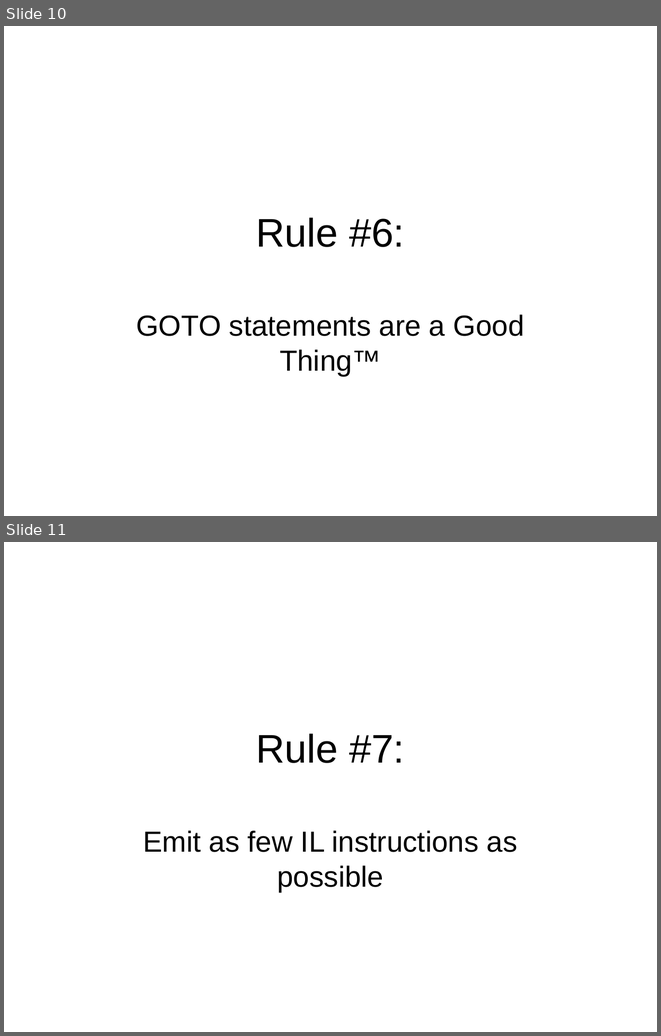
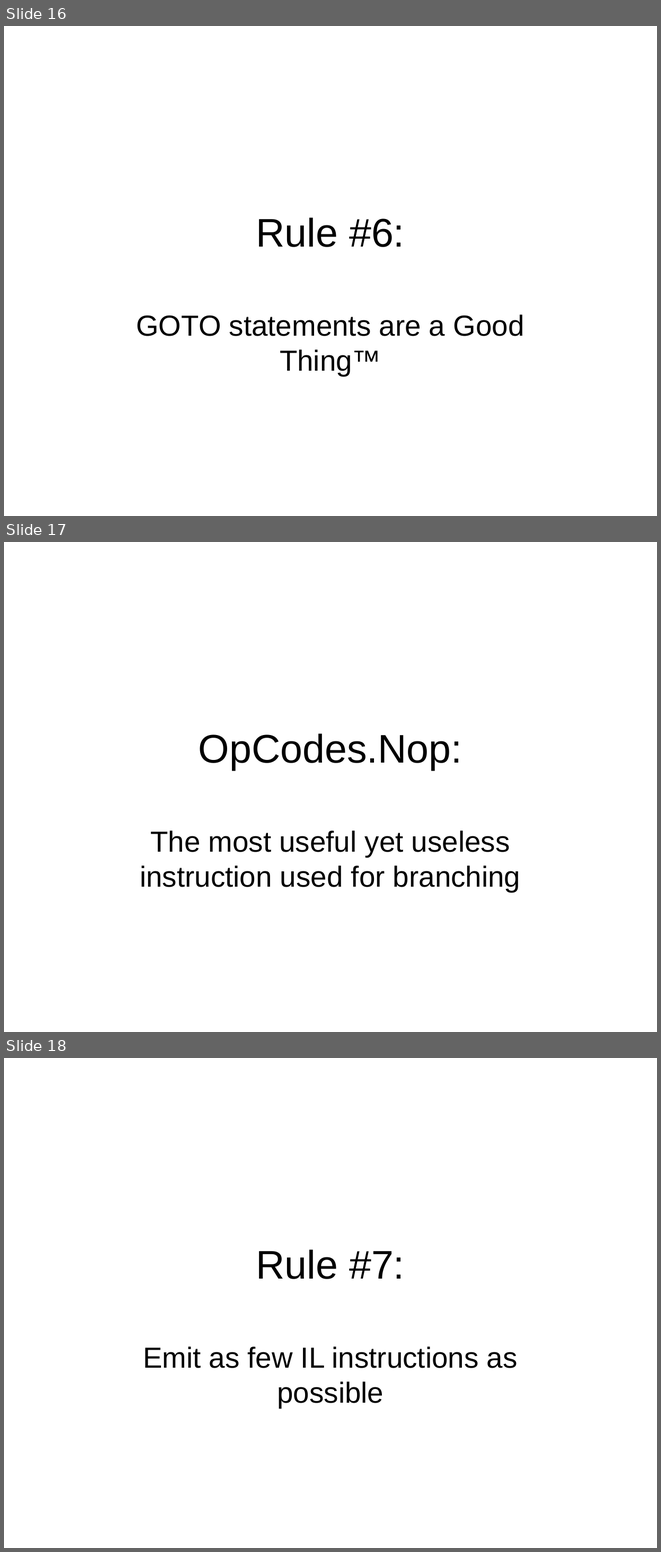
Before and after one commit to philiplaureano/ILRewritingTalk, a slide deck: Ten Simple Rules for Rewriting IL.ppt. Shown one above the other, each under a label of ours: slides 10 and 11 before the commit, slides 16, 17 and 18 after it. The pictures are 661x1036 and 661x1552 pixels, drawn with LibreOffice and Linux fonts; fonts in the diff are those of the drawing. Boxes give left, top, right and bottom in pixels: in the first picture for what was removed or moved away, otherwise in the second. Text is boxed around its words. In the diff, an @@ line names an element or a change of style, - is before the commit and + after.

```diff
--- a/Ten Simple Rules for Rewriting IL.ppt
+++ b/Ten Simple Rules for Rewriting IL.ppt
@@ slide 17 added at box(4, 542, 657, 1032), background #FFFFFF @@
@@ title added at box(199, 733, 462, 770), 44 pt, text #000000 @@
+OpCodes.Nop:
@@ subtitle added at box(140, 830, 520, 892), 32 pt, text #000000 @@
+The most useful yet useless instruction used for branching
@@ what was slide 10 is now slide 16 @@
@@ what was slide 11 is now slide 18 @@
```
Also in this commit, not shown: 3 slides changed, 6 other slides added.
